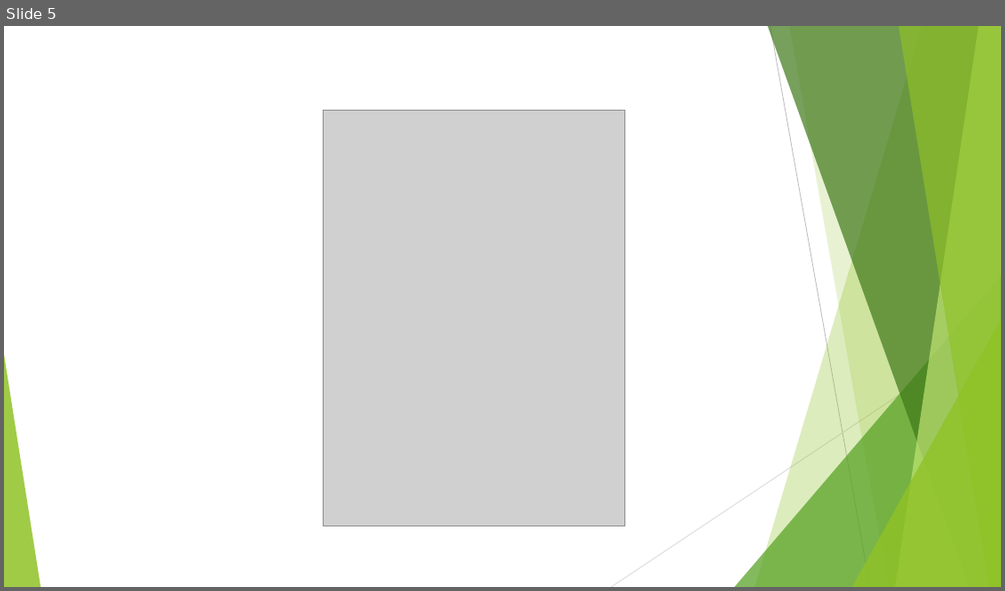
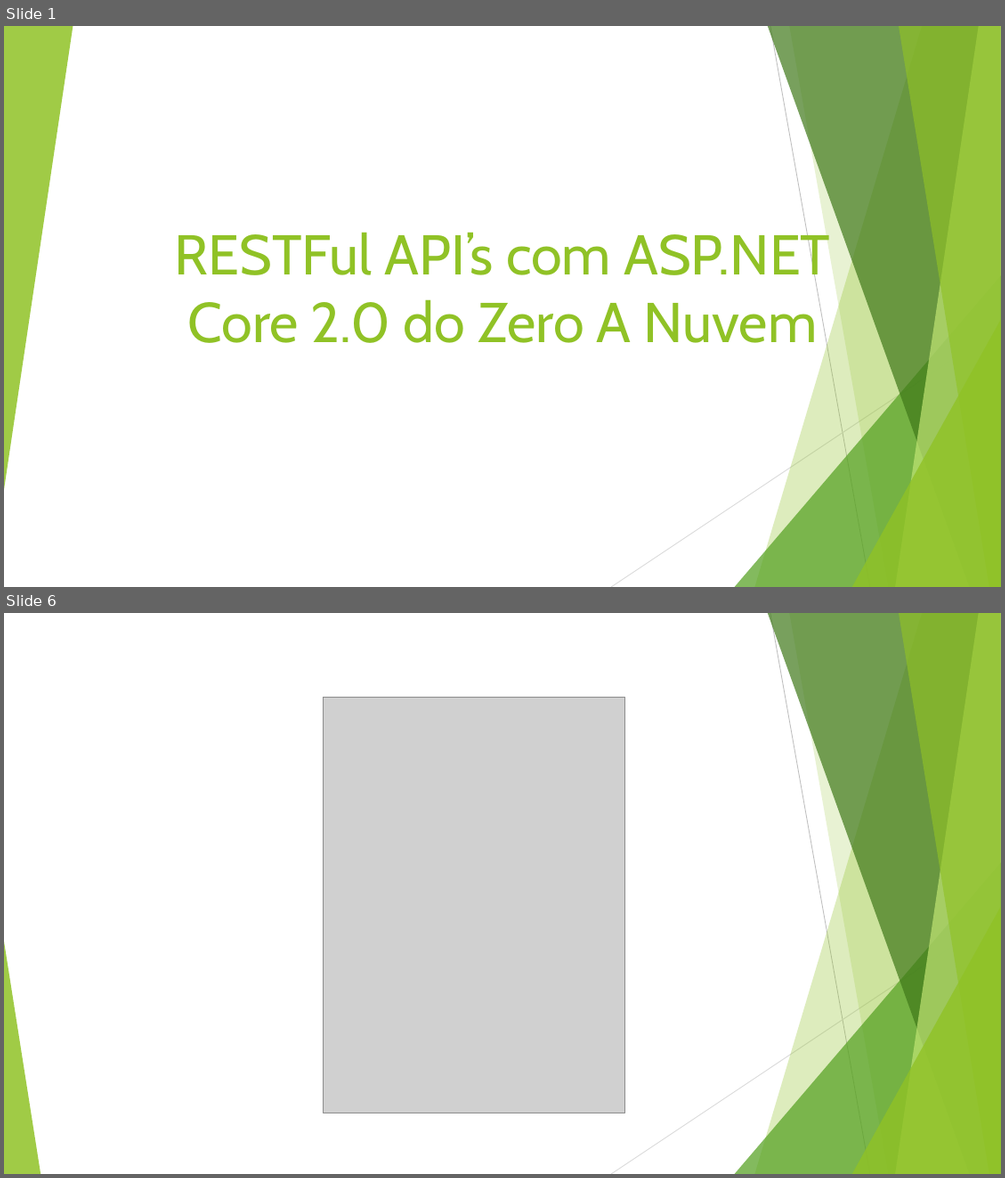
Before and after one commit to leandrocgsi/RestWithASP-NETUdemy, a slide deck: Documents/Understending RESTFul API's .pptx. Shown one above the other, each under a label of ours: slide 5 before the commit, slides 1 and 6 after it; the slides between them are not shown. The pictures are 1005x591 and 1005x1178 pixels, drawn with LibreOffice and Linux fonts; fonts in the diff are those of the drawing; grey boxes stand for pictures. Boxes give left, top, right and bottom in pixels: in the first picture for what was removed or moved away, otherwise in the second. Text is boxed around its words. In the diff, an @@ line names an element or a change of style, - is before the commit and + after.

```diff
--- a/Documents/Understending RESTFul API's .pptx
+++ b/Documents/Understending RESTFul API's .pptx
@@ slide 1 added at box(4, 26, 1001, 587), background #FFFFFF; not listed: 9 template elements that a slide beside it also shows @@
@@ triangle added at box(4, 26, 73, 490), fill #90C226 at 85% opacity @@
@@ title added at box(174, 227, 830, 343), 54 pt, text #90C226 @@
+RESTFul API’s com ASP.NET
+Core 2.0 do Zero A Nuvem
@@ what was slide 5 is now slide 6 @@
```
Also in this commit, not shown: 5 slides changed, 47 other slides added, 47 slides removed, 3 other files.
